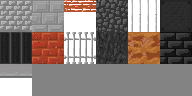
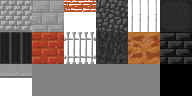
Before/after of a 192×96 layered artwork. What changed in the layer stack:
added layer "Layer 5" in group "walls" over left=160, top=64, right=192, bottom=96
